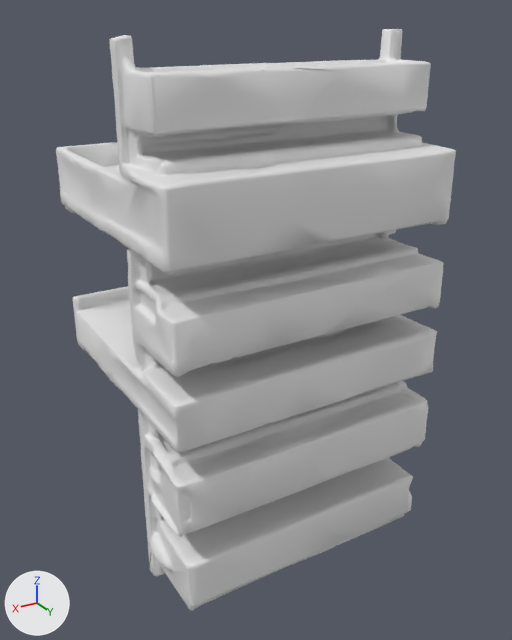
Two versions of the glTF model assets/3d/environments/ximen/prototypes/ximen_neon_horizontal_01.glb, one commit apart.
Before and after are seen from a 50 mm camera at (1.327, 2.295, 1.052) aimed at (-0.022, 0.046, -0.073). Lighting does not change. The marker at lower left points along +X, +Y and +Z. The first picture is the older version. Where no turn or scale is listed for an object, it has been applied to the vertices.

Script lines for the objects in view, before the commit:
```python
me_mesh1_0 = bpy.data.meshes.new('Mesh1.0')
me_mesh1_0.from_pydata(...)  # 14995 vertices, 29987 faces; spans x -0.57..0.56, y -0.52..0.52, z -1.01..1.01
ob_mesh1_0 = bpy.data.objects.new('Mesh1.0', me_mesh1_0)
ob_mesh1_0.location = (0.0, 0.0, 0.0)
```
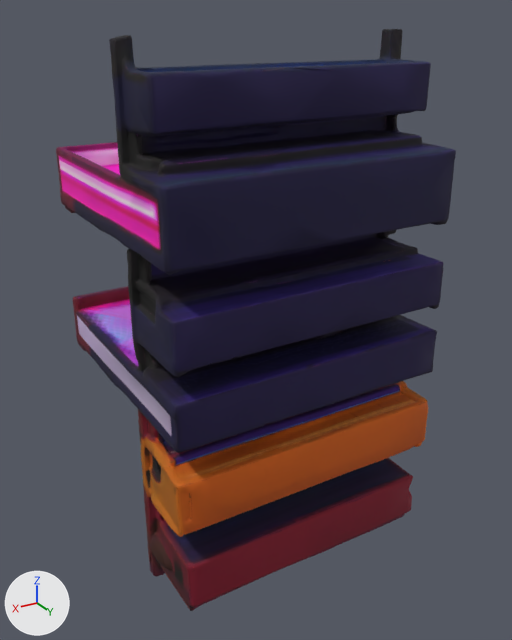
The newer file is also rescaled (x0.994), turned or shifted as a whole; pictures and numbers use the older file's frame.

Edits to the bpy script that builds the scene:
```text
Add img_image_0:
    img_image_0 = load_image('Image_0', '_unpacked/Image_0', 2048, 2048, 'sRGB')
Add mat_material_0:
    mat_material_0 = principled_material('Material_0')
    mat_material_0.texture = img_image_0
    mat_material_0.roughness = 0.8
Change me_mesh1_0:
    where me_mesh1_0.from_pydata(...)  # 14995 vertices, 29987 faces; spans x -0.57..0.56, y -0.52..0.52, z -1.01..1.01
    add me_mesh1_0.materials.append(mat_material_0)  # picture img_image_0
```

Boxes (x1, y1, x2, y2) around the edits, measured in the pictures (512 x 640 px):
'Mesh1.0', recoloured (white to blue): (56, 29, 456, 611) in both
